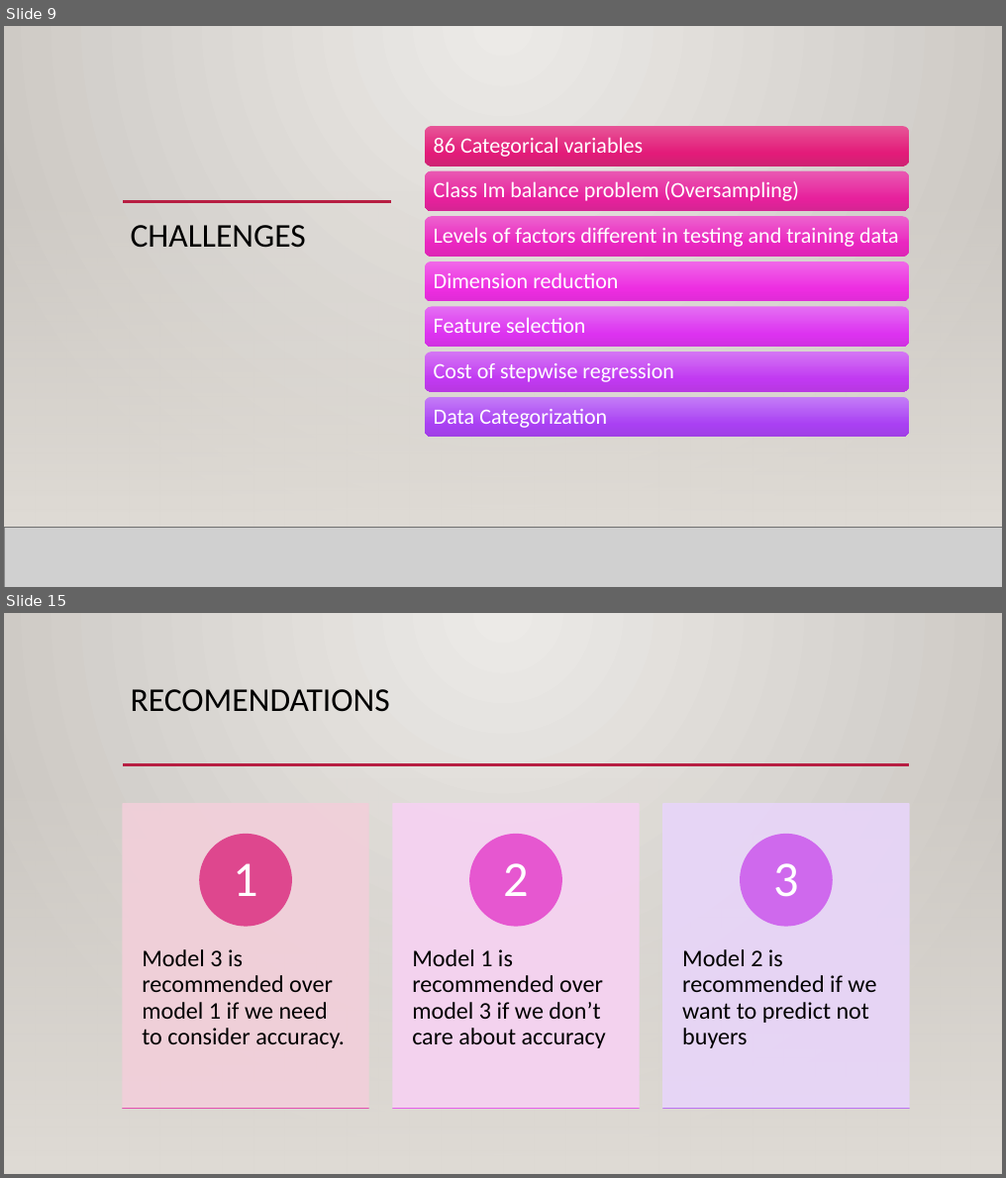
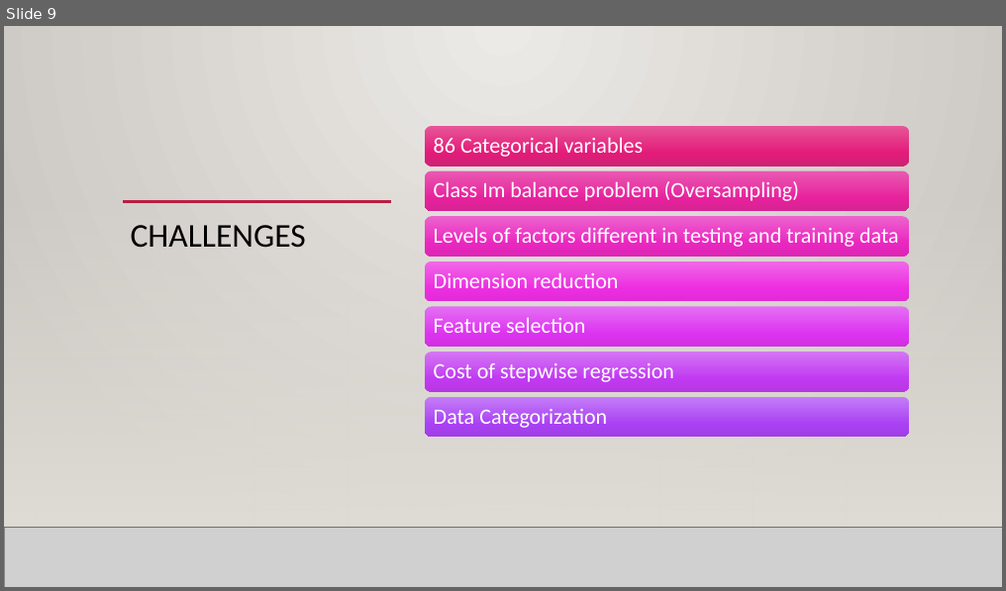
Before and after one commit to karimkhamwani/data-mining, a slide deck: Caravan.pptx. Shown one above the other, each under a label of ours: slides 9 and 15 before the commit, slide 9 after it; the slides between them are not shown. The pictures are 1006x1178 and 1006x591 pixels, drawn with LibreOffice and Linux fonts; fonts in the diff are those of the drawing; grey boxes stand for pictures; background and template pictures are left out. Boxes give left, top, right and bottom in pixels: in the first picture for what was removed or moved away, otherwise in the second. Text is boxed around its words. In the diff, an @@ line names an element or a change of style, - is before the commit and + after.

```diff
--- a/Caravan.pptx
+++ b/Caravan.pptx
@@ slide 15 removed at bbox=[4, 613, 1002, 1174], background gradient #ECEAE7 to #CAC7C1; not listed: 3 template elements that a slide beside it also shows @@
@@ rectangle removed at bbox=[4, 613, 1002, 1174] @@
@@ title removed at bbox=[131, 689, 390, 712] @@
-RECOMENDATIONS
@@ rectangle removed at bbox=[4, 778, 1002, 1174] @@
@@ line removed from (123, 765) to (909, 765) @@
@@ group removed at bbox=[123, 804, 909, 1109]: 6 rectangles, 6 texts, 3 ellipses @@
-Model 3 is recommended over model 1 if we need to consider accuracy.
-1
-Model 1 is recommended over model 3 if we don’t care about accuracy
-2
-Model 2 is recommended if we want to predict not buyers
-3
```
Also in this commit, not shown: 10 slides changed, 4 slides added, 1 other slide removed.
